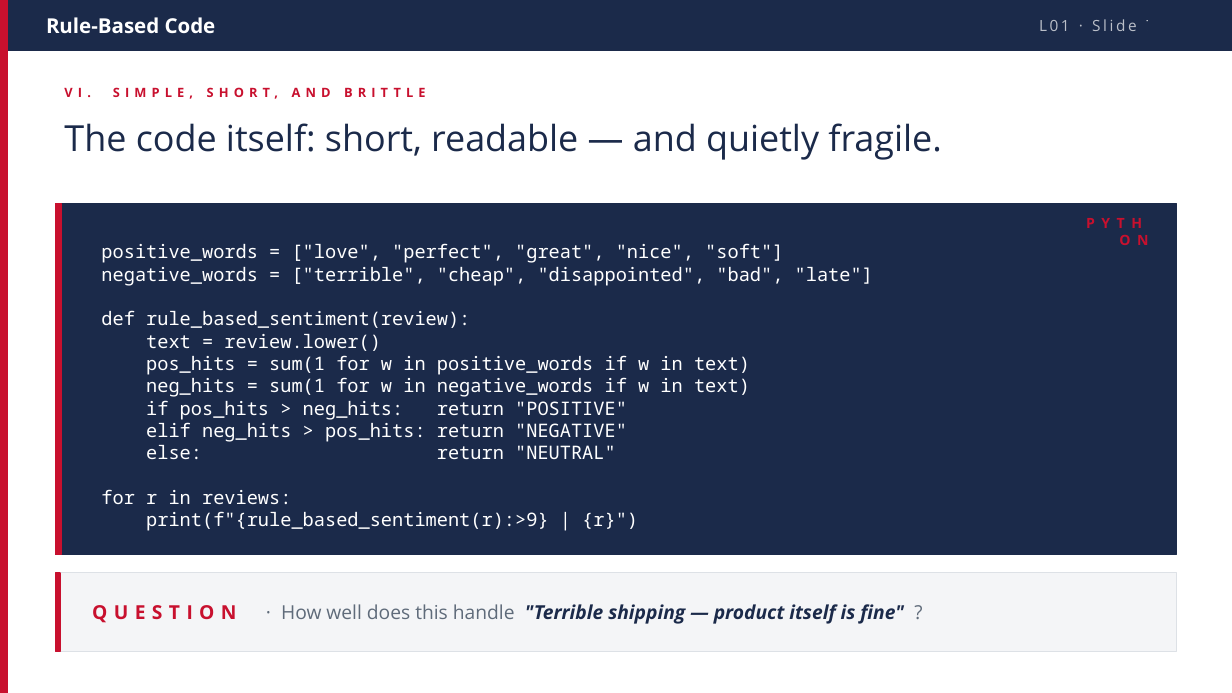
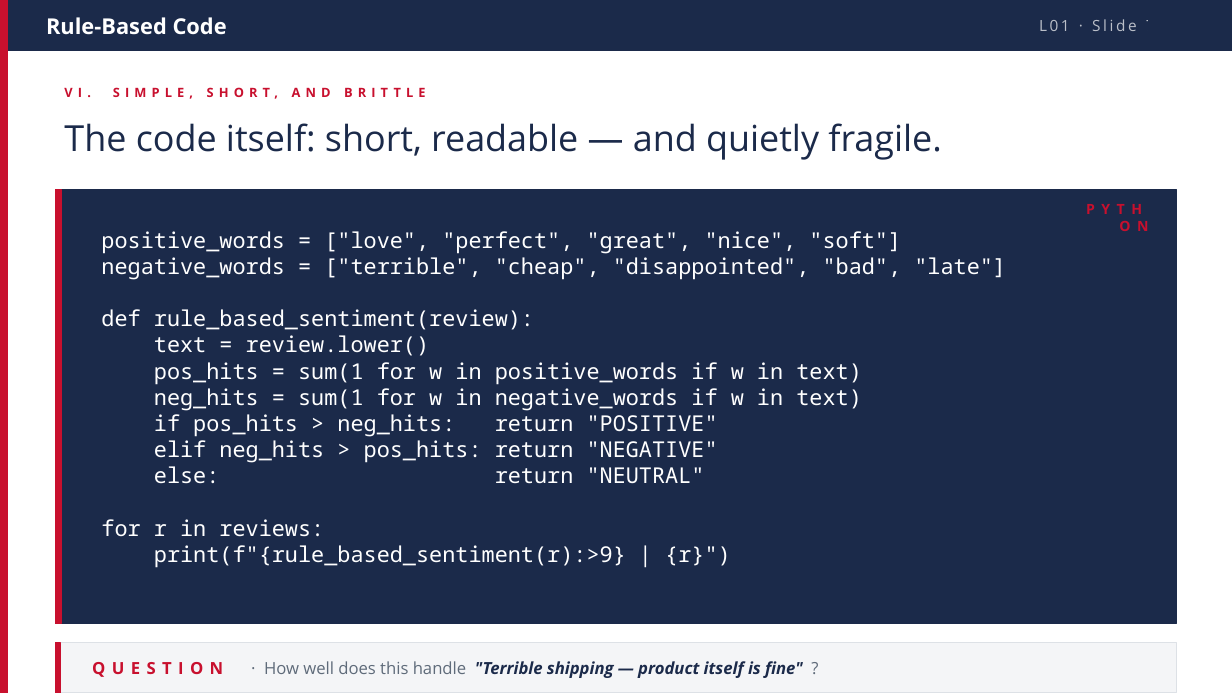
Before and after one commit to flexfengfeng/dsai-m3-ml-genai, a slide deck: slide 7 of L01-intro-ml/slides/L01_slides_ntu_web.pptx. Drawn at 1232x693 pixels with LibreOffice and Linux fonts; fonts in the diff are those of the drawing. Boxes give left, top, right and bottom in pixels: in the first picture for what was removed or moved away, otherwise in the second. Text is boxed around its words. In the diff, an @@ line names an element or a change of style, - is before the commit and + after.

```diff
--- a/L01-intro-ml/slides/L01_slides_ntu_web.pptx
+++ b/L01-intro-ml/slides/L01_slides_ntu_web.pptx
@@ text "Rule-Based Code" at (x1=46, y1=17, x2=227, y2=35): size 16 to 17 pt @@
@@ rectangle resized from (x1=55, y1=203, x2=1177, y2=555) to (x1=55, y1=189, x2=1177, y2=624) @@
@@ rectangle resized from (x1=55, y1=203, x2=61, y2=555) to (x1=55, y1=189, x2=61, y2=624) @@
@@ text "PYTHON" moved from (x1=1066, y1=217, x2=1158, y2=245) to (x1=1066, y1=203, x2=1158, y2=231) @@
@@ text "positive_words = ["love", "perfect", "great", ..." moved from (x1=101, y1=243, x2=873, y2=531) to (x1=101, y1=231, x2=1006, y2=568) @@
@@ text "positive_words = ["love", "perfect", "great", ..." at (x1=101, y1=231, x2=1006, y2=568): size 14.5 to 17 pt @@
@@ rectangle resized from (x1=55, y1=573, x2=1177, y2=652) to (x1=55, y1=642, x2=1177, y2=693) @@
@@ rectangle resized from (x1=55, y1=573, x2=60, y2=652) to (x1=55, y1=642, x2=60, y2=693) @@
@@ text "QUESTION · How well does ..." moved from (x1=92, y1=604, x2=904, y2=624) to (x1=92, y1=661, x2=803, y2=678) @@
@@ text "QUESTION · How well does ..." at (x1=92, y1=661, x2=803, y2=678): size 15 to 13 pt @@
```
Also in this commit, not shown: 21 other slides changed.
